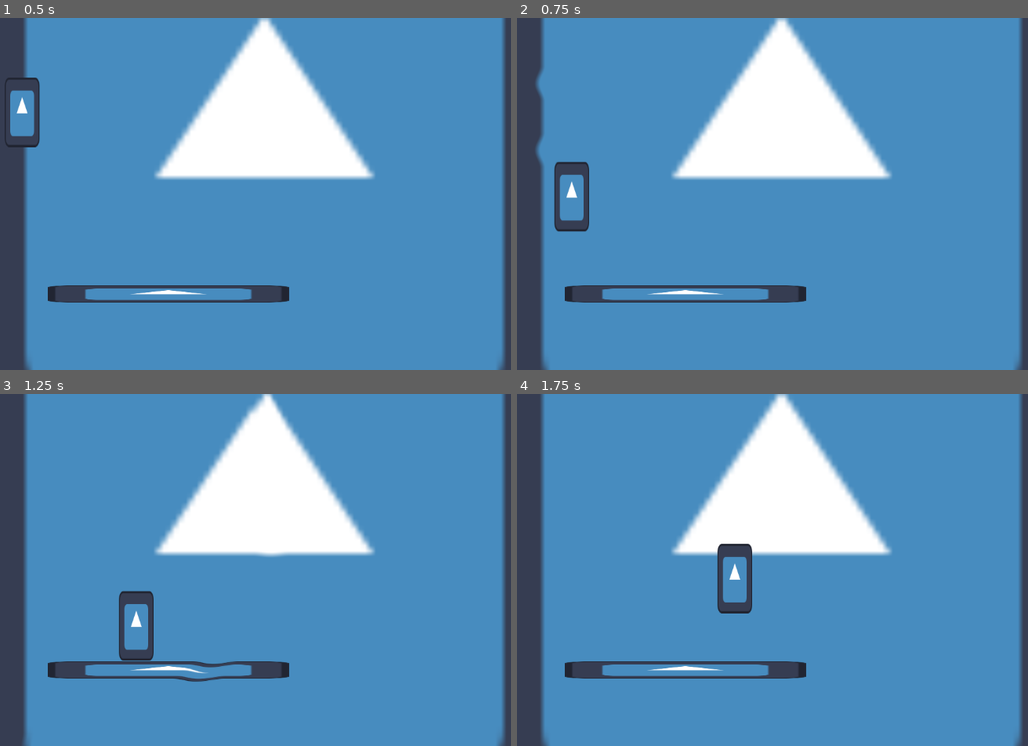
Above: before the commit, frames 1-4 (two rows, left to right).
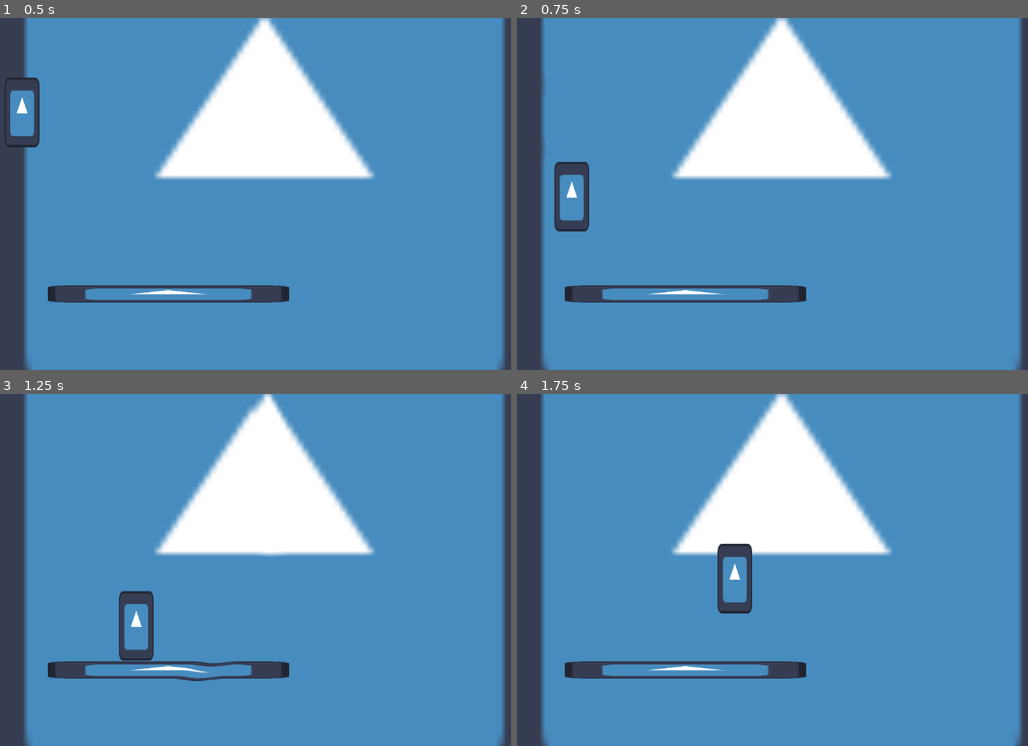
Above: after the commit, the same moments.

Repository: BeMain/metroidvania
Game: Godot game, scene res://world.tscn
Same seed, same stepped clock (60 frames per second), same inputs: the game is played once before the commit and once after it. The engine's default icon, where the game draws it, is replaced by a stand-in: a white triangle on a blue panel in a dark square.
Inputs:
- Up to frame 1 (0.5 s): no input
- Up to frame 2 (0.75 s): tap Enter (ui_accept) at 0.5 s; hold Right (right) from 0.53 s (still down)
- Up to frame 3 (1.25 s): keep holding Right (right); tap Up (jump) at 0.77 s
- Up to frame 4 (1.75 s): keep holding Right (right); tap Up (jump) at 1.52 s

Frame 1 is identical in both runs. In frame 2, 0.2% of the frame differs, in the area x 3-8%, y 15-42%; in frame 3, less than 0.1%; in frame 4, nothing differs.

Commit message:
Rename ripple shader to sound_ripple

Diff:
--- a/ripple.gdshader
+++ b/sound_ripple.gdshader
@@ -18,6 +18,6 @@
 	float outer_mask = 1.0 - smoothstep(size-0.1, size, length(scaled_uv - scaled_center));
 	float inner_mask = smoothstep(size-thickness-0.1, size-thickness, length(scaled_uv - scaled_center));
 	float mask = outer_mask * inner_mask;
-	vec2 displacement = normalize(scaled_uv - center) * force * mask;
+	vec2 displacement = normalize(scaled_uv - scaled_center) * force * mask;
 	COLOR = texture(SCREEN_TEXTURE, SCREEN_UV - displacement);
 }
--- a/sound_ripple.tscn
+++ b/sound_ripple.tscn
@@ -1,12 +1,12 @@
-[gd_scene load_steps=5 format=3 uid="uid://b8vyos5obxrfn"]
+[gd_scene load_steps=5 format=3 uid="uid://b24l6w78sdmy5"]
 
-[ext_resource type="Shader" path="res://ripple.gdshader" id="1_vjk5y"]
+[ext_resource type="Shader" path="res://sound_ripple.gdshader" id="1_gsap5"]
 
 [sub_resource type="ShaderMaterial" id="ShaderMaterial_1r03o"]
-shader = ExtResource("1_vjk5y")
+shader = ExtResource("1_gsap5")
 shader_parameter/force = 0.035
 shader_parameter/center = Vector2(0.5, 0.5)
-shader_parameter/size = 0.2
+shader_parameter/size = 0.0
 shader_parameter/thickness = 0.01
 
 [sub_resource type="Animation" id="Animation_ynl86"]
